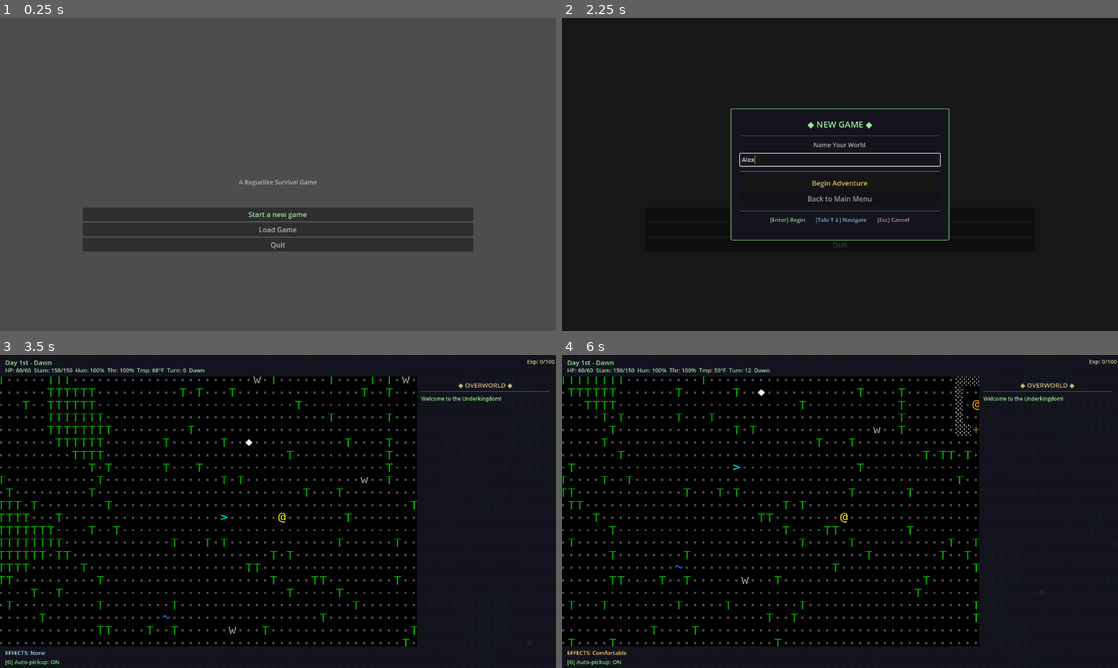
Above: before the commit, frames 1-4 (two rows, left to right).
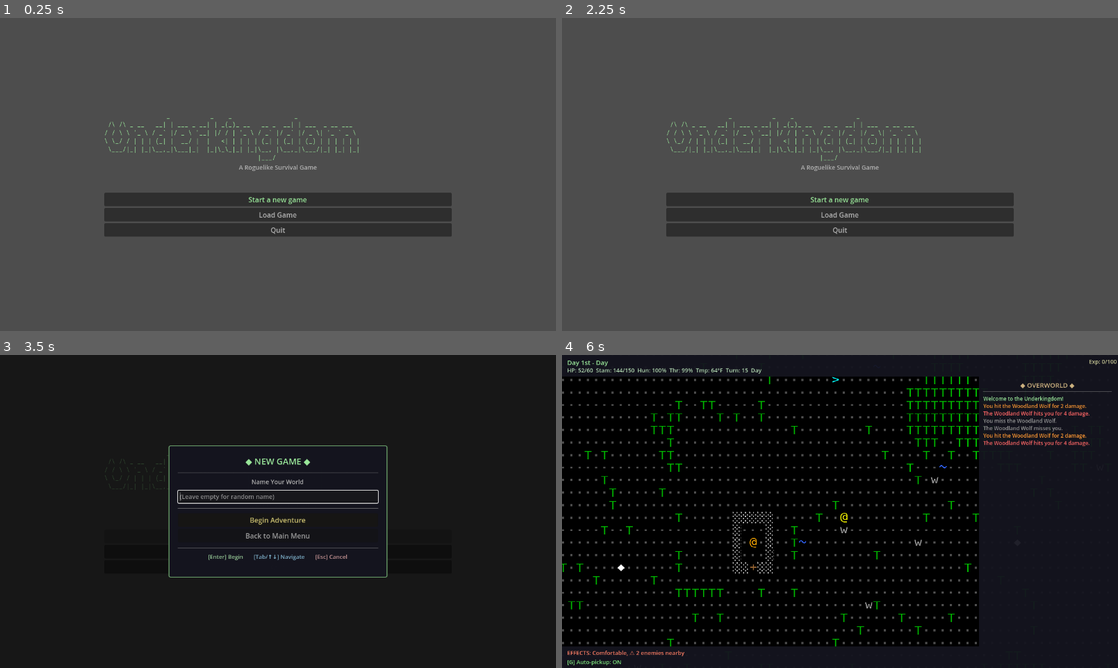
Above: after the commit, the same moments.

Repository: stevenraines/underkingdom-godot-cc
Game: Godot game, scene res://scenes/main.tscn
Same seed, same stepped clock (60 frames per second), same inputs: the game is played once before the commit and once after it.
Inputs (mouse positions are in pixels of both pictures, inside the frame that each line leads up to):
- Up to frame 1 (0.25 s): no input
- Up to frame 2 (2.25 s): click "Start a new game" at 0.5 s; click (840, 158) at 1.27 s; type "Alex" at 1.35 s; click "Start a new game" at 2 s
- Up to frame 3 (3.5 s): click "Begin Adventure" (after the commit: "Start a new game") at 2.75 s
- Up to frame 4 (6 s): click (840, 520) at 3.5 s, where only the run after the commit has a clickable "Begin Adventure"; tap Enter (ui_accept) at 4.25, 4.52, 5.27 s; move the mouse to (962, 495) at 4.27 s; hold Right (ui_right) 4.28-5.03 s; tap E at 4.35, 5.3 s; click (962, 495) at 4.42 s; move the mouse to (728, 527) at 5.02 s; hold Down (ui_down) 5.03-5.78 s; tap Space at 5.1 s; move the mouse to (895, 442) at 5.77 s; hold Right (ui_right) from 5.78 s (still down); tap R at 5.85 s

The runs differ from the first frame. In frame 1, 7.0% of the frame differs, in the area x 14-86%, y 32-75%; in frame 2, 99%, in the area x 0-100%, y 0-100%; in frame 3, 18%; in frame 4, 4.2%.

Commit message:
Add Roboto Mono font and update main menu UI
- Added RobotoMono-Regular.ttf font files to the project.
- Updated main_menu.gd to load ASCII art into a RichTextLabel and apply the new font.
- Changed Title node from Label to RichTextLabel in main_menu.tscn for better text formatting.
- Adjusted layout properties and theme overrides for the Title and Subtitle nodes.
- Ensured proper font size and color settings for buttons in the main menu.

Diff:
--- a/scenes/main_menu.gd
+++ b/scenes/main_menu.gd
@@ -15,38 +15,16 @@
 
 func _ready() -> void:
 	print("Main menu loaded")
-	# load ascii art from ui file into Title (RichTextLabel)
+	# Load ASCII art from file into Title RichTextLabel
 	var logo_path := "res://ui/underkingdom_logo.txt"
-	print("[MainMenu] checking logo path: ", logo_path)
-	var exists := FileAccess.file_exists(logo_path)
-	print("[MainMenu] file_exists: ", exists)
-	if exists:
+	if FileAccess.file_exists(logo_path):
 		var f := FileAccess.open(logo_path, FileAccess.READ)
 		if f:
 			var txt := f.get_as_text()
 			f.close()
-			print("[MainMenu] read logo length:", txt.length())
-			var title: Label = get_node("VBoxContainer/Title")
-			print("[MainMenu] title node: ", title)
-			# ensure Title control is visible and has enough space for ASCII art
-			title.visible = true
-			title.custom_minimum_size = Vector2(900, 180)
+			var title: RichTextLabel = $VBoxContainer/Title
+			title.text = txt.strip_edges(false, true)
 
-			# Load and apply monospace font for ASCII art
-			var mono_font = load("res://fonts/DejaVuSansMono.ttf")
-			if mono_font:
-				print("[MainMenu] Loaded mono font: ", mono_font)
-				title.add_theme_font_override("font", mono_font)
-			else:
-				print("[MainMenu] Failed to load mono font")
-
-			title.add_theme_font_size_override("font_size", 14)
-			title.horizontal_alignment = HORIZONTAL_ALIGNMENT_CENTER
-			title.text = txt
-		else:
-			print("[MainMenu] failed to open file handle")
-	else:
-		print("[MainMenu] logo file not found at path")
 
 	# collect buttons in visual order using @onready references
 	buttons = [start_button, load_button, quit_button]
--- a/scenes/main_menu.tscn
+++ b/scenes/main_menu.tscn
@@ -1,6 +1,7 @@
-[gd_scene load_steps=2 format=3 uid="uid://c4v6yhvhwmyut"]
+[gd_scene load_steps=3 format=3 uid="uid://c4v6yhvhwmyut"]
 
-[ext_resource type="Script" path="res://scenes/main_menu.gd" id="1"]
+[ext_resource type="Script" uid="uid://onc25kf4fo3c" path="res://scenes/main_menu.gd" id="1"]
+[ext_resource type="FontFile" uid="uid://t8miske7ptga" path="res://fonts/RobotoMono-Regular.ttf" id="2_ekxnf"]
 
 [node name="MainMenu" type="Control"]
 layout_mode = 3
@@ -18,26 +19,32 @@
 anchor_top = 0.5
 anchor_right = 0.5
 anchor_bottom = 0.5
-offset_left = -100.0
-offset_top = -75.0
-offset_right = 100.0
-offset_bottom = 75.0
+offset_left = -400.0
+offset_top = -200.0
+offset_right = 400.0
+offset_bottom = 200.0
 grow_horizontal = 2
 grow_vertical = 2
+alignment = 1
 
-[node name="Title" type="Label" parent="VBoxContainer"]
+[node name="Title" type="RichTextLabel" parent="VBoxContainer"]
+custom_minimum_size = Vector2(600, 90)
 layout_mode = 2
-text = "UNDERKINGDOM"
-horizontal_alignment = 1
-theme_override_font_sizes/font_size = 30
-theme_override_colors/font_color = Color(0.6, 0.9, 0.6, 1)
+theme_override_colors/default_color = Color(0.6, 0.9, 0.6, 1)
+theme_override_fonts/normal_font = ExtResource("2_ekxnf")
+theme_override_font_sizes/normal_font_size = 14
+text = "UNDERKINGDOMmm
+"
+fit_content = true
+scroll_following = true
+scroll_following_visible_characters = true
 
 [node name="Subtitle" type="Label" parent="VBoxContainer"]
 layout_mode = 2
+theme_override_colors/font_color = Color(0.7, 0.7, 0.7, 1)
+theme_override_font_sizes/font_size = 14
 text = "A Roguelike Survival Game"
 horizontal_alignment = 1
-theme_override_font_sizes/font_size = 14
-theme_override_colors/font_color = Color(0.7, 0.7, 0.7, 1)
 
 [node name="Spacer" type="Control" parent="VBoxContainer"]
 custom_minimum_size = Vector2(0, 40)
@@ -45,21 +52,21 @@
 
 [node name="StartButton" type="Button" parent="VBoxContainer"]
 layout_mode = 2
+theme_override_colors/font_color = Color(0.6, 0.9, 0.6, 1)
+theme_override_font_sizes/font_size = 16
 text = "Start a new game"
-theme_override_font_sizes/font_size = 16
-theme_override_colors/font_color = Color(0.6, 0.9, 0.6, 1)
 
 [node name="LoadButton" type="Button" parent="VBoxContainer"]
 layout_mode = 2
+theme_override_colors/font_color = Color(0.7, 0.7, 0.7, 1)
+theme_override_font_sizes/font_size = 16
 text = "Load Game"
-theme_override_font_sizes/font_size = 16
-theme_override_colors/font_color = Color(0.7, 0.7, 0.7, 1)
 
 [node name="QuitButton" type="Button" parent="VBoxContainer"]
 layout_mode = 2
+theme_override_colors/font_color = Color(0.7, 0.7, 0.7, 1)
+theme_override_font_sizes/font_size = 16
 text = "Quit"
-theme_override_font_sizes/font_size = 16
-theme_override_colors/font_color = Color(0.7, 0.7, 0.7, 1)
 
 [connection signal="pressed" from="VBoxContainer/StartButton" to="." method="_on_start_button_pressed"]
 [connection signal="pressed" from="VBoxContainer/LoadButton" to="." method="_on_load_button_pressed"]
Binary file removed: fonts/DejaVuSansMono.ttf
Binary file added: fonts/RobotoMono-Regular.ttf
Not shown, added: fonts/RobotoMono-Regular.ttf.import
Binary file added: generation/RobotoMono-Regular.ttf
Not shown, changed: generation/RobotoMono-Regular.ttf.import
Not shown, added: ui/world_name_dialog.gd.uid
